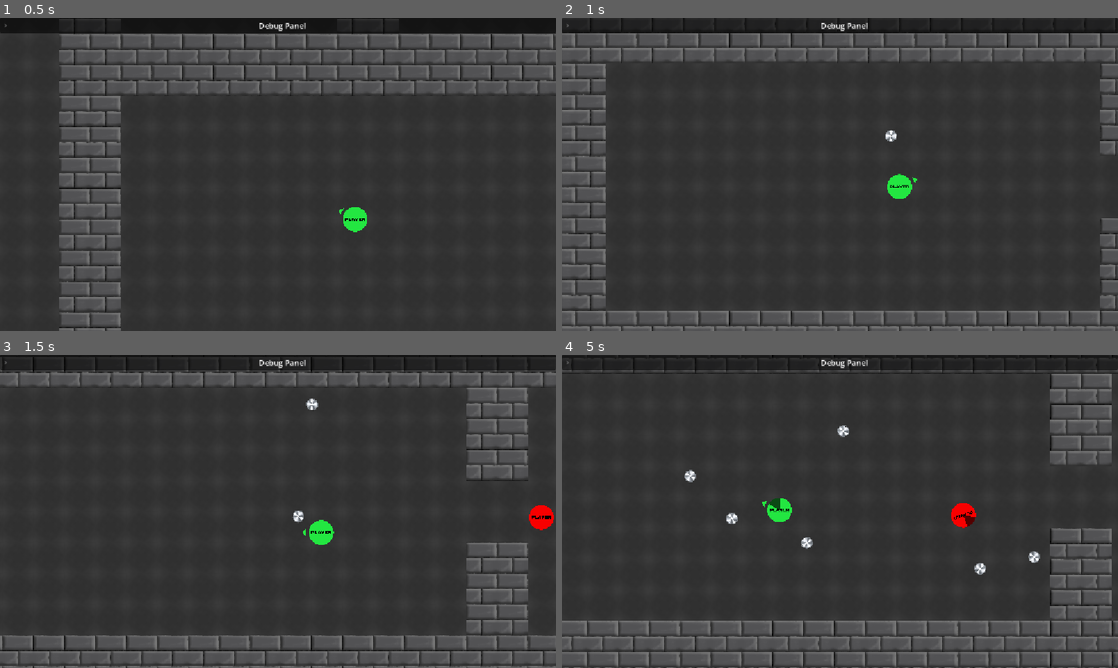
Above: before the commit, frames 1-4 (two rows, left to right).
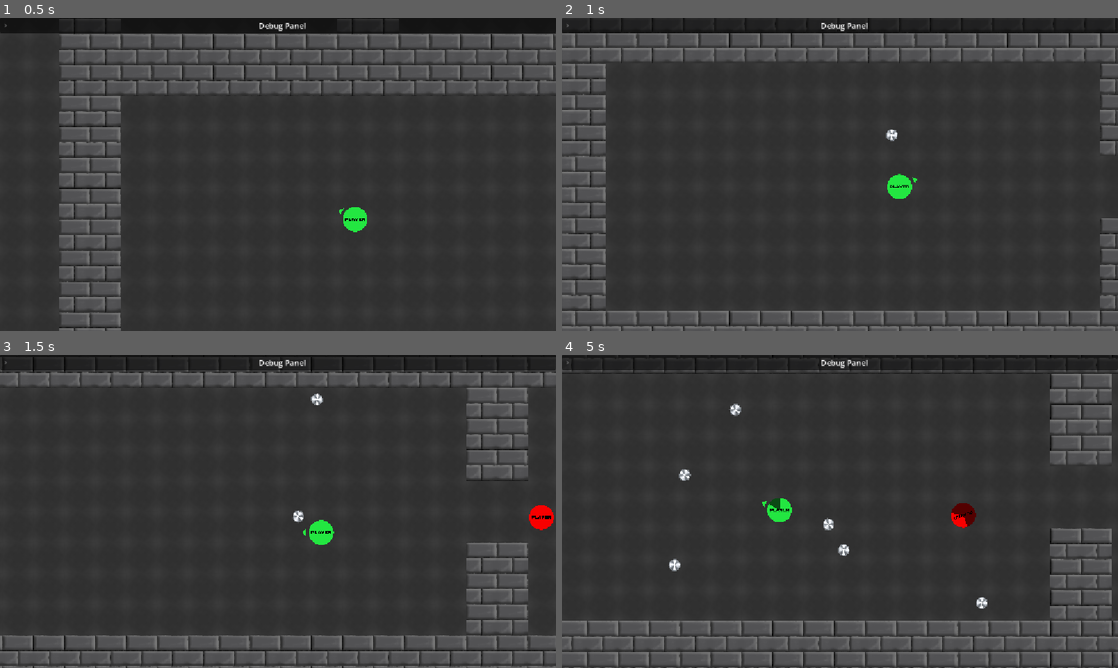
Above: after the commit, the same moments.

Repository: the-amazing-merw/haven-20261114
Game: Godot game, scene res://scenes/demo_level.tscn
Two runs of this game, one before a commit and one after it. Both use one fixed random seed, a clock stepped at 60 frames per second and the inputs below.
Inputs (mouse positions are in pixels of both pictures, inside the frame that each line leads up to):
- Up to frame 1 (0.5 s): no input
- Up to frame 2 (1 s): move the mouse to (962, 158) at 0.52 s; hold D (move_right) from 0.53 s (still down); hold E (weapon_sawblade) from 0.53 s (still down)
- Up to frame 3 (1.5 s): move the mouse to (166, 527) at 1.27 s; release D (move_right) at 1.28 s; release E (weapon_sawblade) at 1.28 s; hold S (move_down) from 1.28 s (still down); tap E (weapon_sawblade) at 1.35 s
- Up to frame 4 (5 s): move the mouse to (895, 442) at 2.02 s; release S (move_down) at 2.03 s; hold D (move_right) 2.03-2.78 s; hold E (weapon_sawblade) 2.03-2.78 s; move the mouse to (812, 574) at 2.77 s; hold W (move_up) 2.78-3.53 s; tap E (weapon_sawblade) at 2.85, 4.35 s; move the mouse to (1006, 558) at 3.52 s; hold E (weapon_sawblade) 3.53-4.28 s; hold A (move_left) from 3.53 s (still down); move the mouse to (673, 464) at 4.27 s

Frame 1 is identical in both runs. In frame 2, less than 0.1% of the frame differs, in the area x 58-61%, y 35-40%; in frame 3, 0.1%; in frame 4, 0.9%, in the area x 19-86%, y 15-82%.

Commit message:
Minor patch
Sawblade can no longer lose its speed. This feels like a hacky fix, but it'll do.

Diff:
--- a/prefabs/weapons/sawblade.tscn
+++ b/prefabs/weapons/sawblade.tscn
@@ -4,6 +4,7 @@
 [ext_resource type="Script" uid="uid://dy311iusbng1m" path="res://scripts/sawblade.gd" id="1_byu6j"]
 
 [sub_resource type="PhysicsMaterial" id="PhysicsMaterial_0sye7"]
+friction = 0.0
 bounce = 1.0
 
 [sub_resource type="CircleShape2D" id="CircleShape2D_fsdpt"]
--- a/scripts/sawblade.gd
+++ b/scripts/sawblade.gd
@@ -4,8 +4,8 @@
 
 
 var player: Player2D
-
 var bounces: int = 0
+var initial_speed: float = 0.0
 
 func enemy_damage(_target: Enemy2D) -> int:
 	return 1 + (bounces if player.upgrade_sawblade_bouncy_damage else 0)
@@ -22,6 +22,13 @@
 func _ready() -> void:
 	player = get_tree().current_scene.get_node(^"Player")
 	body_entered.connect(_on_body_entered)
+	#initial_speed = linear_velocity.length()
+
+func _physics_process(_delta: float) -> void:
+	if linear_velocity != Vector2() and initial_speed == 0.0:
+		initial_speed = linear_velocity.length()
+
+	linear_velocity = linear_velocity.normalized() * initial_speed
 
 func _process(delta: float) -> void:
 	$Sawblade.rotation_degrees += 3600.0 * delta
